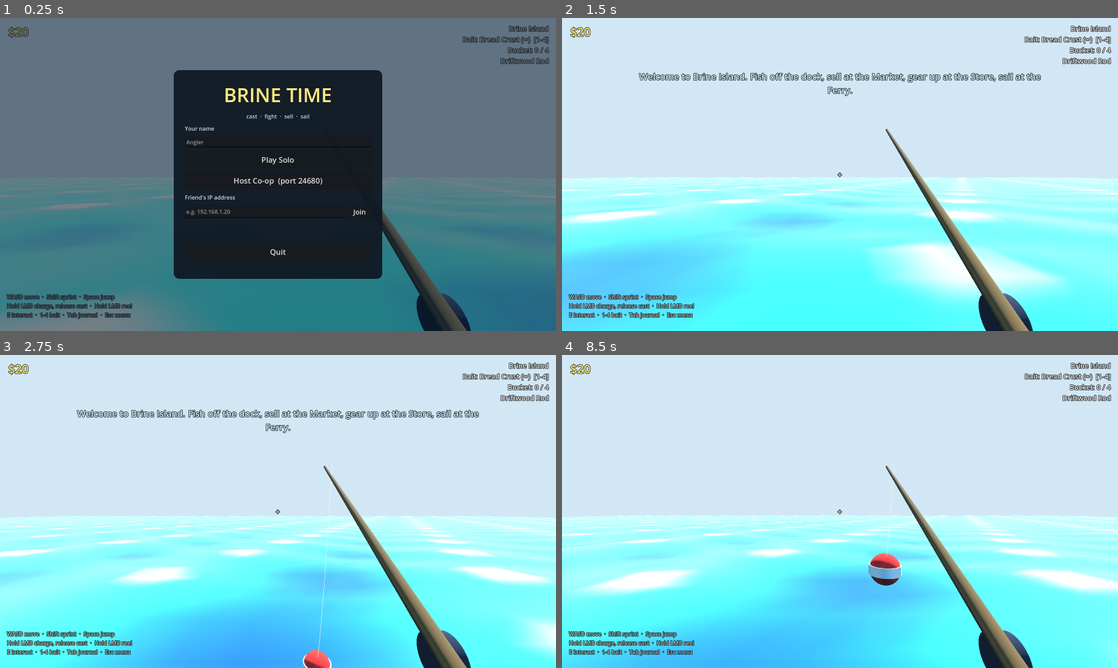
Above: before the commit, frames 1-4 (two rows, left to right).
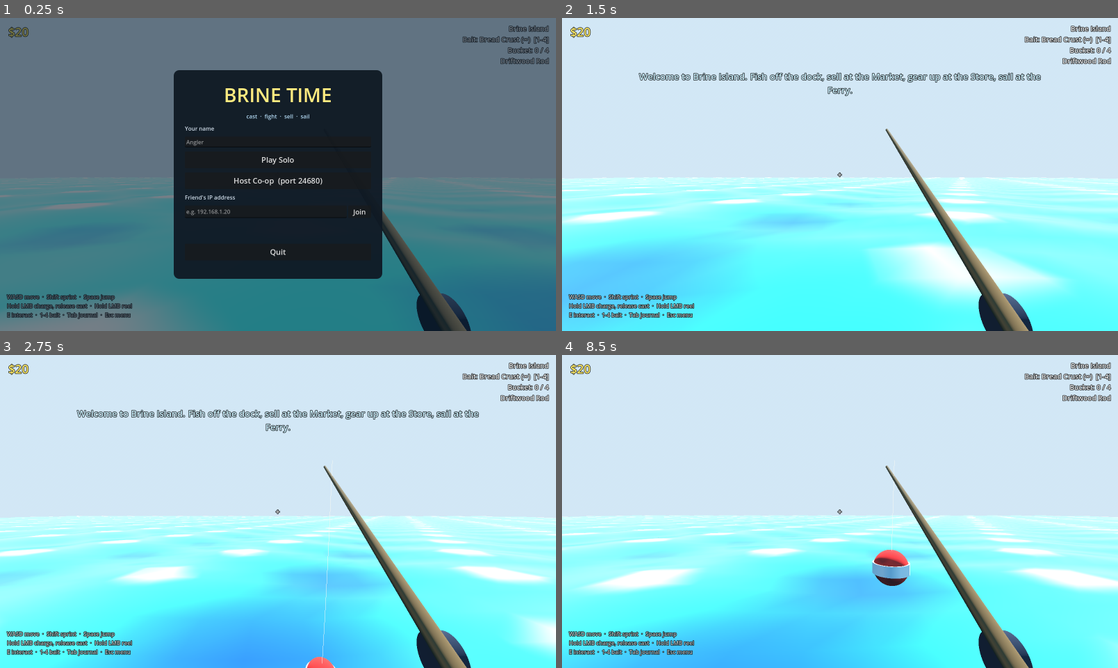
Above: after the commit, the same moments.

Repository: mahiralmuntaqim/Guti
Game: Godot game, scene res://main.tscn
Same seed, same stepped clock (60 frames per second), same inputs: the game is played once before the commit and once after it.
Inputs (mouse positions are in pixels of both pictures, inside the frame that each line leads up to):
- Up to frame 1 (0.25 s): no input
- Up to frame 2 (1.5 s): click (840, 143) at 0.52 s; type "12" at 0.6 s; click (828, 212) at 0.75 s; type "12" at 0.83 s; click "Play Solo" at 1.25 s
- Up to frame 3 (2.75 s): move the mouse to (305, 511) at 2.02 s; hold W from 2.03 s (still down); tap E at 2.1 s; click (305, 511) at 2.17 s; tap Space at 2.27 s
- Up to frame 4 (8.5 s): move the mouse to (812, 511) at 2.77 s; tap Tab at 2.85, 8.1 s; click (812, 511) at 2.92 s; tap Space at 3.02, 5.27, 8.27 s; move the mouse to (895, 442) at 3.52 s; release W at 3.53 s; hold D 3.53-4.25 s; tap 1 at 3.6 s; click (895, 442) at 3.67 s; drag from (812, 574) to (673, 464) at 4.27 s; move the mouse to (1006, 558) at 5.02 s; hold A 5.03-5.75 s; tap 3 at 5.1 s; click (1006, 558) at 5.17 s; drag from (673, 464) to (756, 433) at 5.77 s; move the mouse to (867, 511) at 6.52 s; hold S 6.53-7.25 s; hold Shift 6.53-7.25 s; click (867, 511) at 6.67 s; drag from (756, 433) to (728, 527) at 7.27 s; move the mouse to (962, 495) at 8.02 s; hold W from 8.03 s (still down); click (962, 495) at 8.17 s

The runs differ from the first frame. In frame 2, 0.2% of the frame differs, in the area x 0-100%, y 50-63%; in frame 3, 0.4%; in frame 4, 1.7%, in the area x 0-100%, y 38-77%.

Commit message:
Smooth movement on high-refresh displays
Enable Godot 4.4 physics interpolation (60 Hz simulation, interpolated
rendering), drive the camera at render rate from the interpolated body,
interpolate the wave shader time, fishing line and bobber, and add a
--smoke-perf frame-time probe. Walking judder at 144 Hz: 116% -> 4.8%.

Co-Authored-By: Claude Opus 5.5 <noreply@anthropic.com>

Diff:
--- a/project.godot
+++ b/project.godot
@@ -25,6 +25,7 @@
 [physics]
 
 common/physics_ticks_per_second=60
+common/physics_interpolation=true
 
 [rendering]
 
--- a/scripts/avatar.gd
+++ b/scripts/avatar.gd
@@ -26,6 +26,7 @@
 
 
 func _ready() -> void:
+	physics_interpolation_mode = Node.PHYSICS_INTERPOLATION_MODE_OFF  # smoothed per frame in _process
 	var body := MeshInstance3D.new()
 	var cap := CapsuleMesh.new()
 	cap.radius = 0.35
--- a/scripts/bob.gd
+++ b/scripts/bob.gd
@@ -6,6 +6,7 @@
 
 func _ready() -> void:
 	_base_y = position.y
+	physics_interpolation_mode = Node.PHYSICS_INTERPOLATION_MODE_OFF  # animated in _process
 
 
 func _process(_delta: float) -> void:
--- a/scripts/fishing.gd
+++ b/scripts/fishing.gd
@@ -54,6 +54,7 @@
 	_line.mesh = _line_mesh
 	_line.top_level = true
 	_line.cast_shadow = GeometryInstance3D.SHADOW_CASTING_SETTING_OFF
+	_line.physics_interpolation_mode = Node.PHYSICS_INTERPOLATION_MODE_OFF  # rebuilt every frame
 	var mat := StandardMaterial3D.new()
 	mat.shading_mode = BaseMaterial3D.SHADING_MODE_UNSHADED
 	mat.albedo_color = Color(0.95, 0.95, 0.9)
@@ -97,6 +98,8 @@
 		State.FIGHT:
 			_process_fight(delta, pressed)
 
+
+func _process(delta: float) -> void:
 	_update_line()
 	if _trophy:
 		_trophy_timer -= delta
@@ -132,6 +135,7 @@
 	bobber = Bobber.new()
 	get_tree().current_scene.add_child(bobber)
 	bobber.global_position = player.rod_tip.global_position
+	bobber.reset_physics_interpolation()  # appear at the rod tip, not lerp in from the origin
 	var fwd: Vector3 = -player.camera.global_basis.z
 	bobber.linear_velocity = fwd * (5.0 + 13.0 * charge) + Vector3.UP * (2.0 + 2.0 * charge)
 	state = State.WAITING
@@ -190,6 +194,8 @@
 	_fight_fish = FishModel.build(hooked_id, hooked_size, hooked_golden)
 	_fight_fish.top_level = true
 	get_tree().current_scene.add_child(_fight_fish)
+	_fight_fish.global_position = bobber.global_position + Vector3(0, -0.35, 0)
+	_fight_fish.reset_physics_interpolation()
 	Sfx.play_at("splash", bobber.global_position)
 
 
@@ -324,8 +330,10 @@
 	_line_mesh.clear_surfaces()
 	if not is_instance_valid(bobber):
 		return
+	# rod tip follows the render-rate camera; the bobber is a physics body, so use its
+	# interpolated position to keep the line glued to what you see
 	var a: Vector3 = player.rod_tip.global_position
-	var b := bobber.global_position
+	var b := bobber.get_global_transform_interpolated().origin
 	var sag := 0.0 if state == State.FIGHT else minf(a.distance_to(b) * 0.06, 1.2)
 	_line_mesh.surface_begin(Mesh.PRIMITIVE_LINE_STRIP)
 	for i in range(17):
--- a/scripts/main.gd
+++ b/scripts/main.gd
@@ -44,7 +44,7 @@
 	var args := OS.get_cmdline_user_args()
 	if "--look-back" in args:  # screenshot helper: face the island instead of the sea
 		player.rotation.y = 0.0
-		player.camera.rotation.x = deg_to_rad(-8)
+		player.pitch = deg_to_rad(-8)
 	for a in args:
 		if a.begins_with("--smoke"):
 			var tests: Node = preload("res://scripts/tests.gd").new()
--- a/scripts/player.gd
+++ b/scripts/player.gd
@@ -7,6 +7,7 @@
 const JUMP_VELOCITY := 5.2
 const MOUSE_SENS := 0.0025
 const INTERACT_RANGE := 3.5
+const EYE_HEIGHT := 1.6
 
 var camera: Camera3D
 var rod_tip: Marker3D
@@ -16,6 +17,8 @@
 var spawn_yaw := 0.0
 var ui_open := false
 var automation := false  # tests drive the player; ignore real keyboard/mouse
+var sim_move := Vector2.ZERO  # movement input used when automation is on (x = strafe, y = forward/back)
+var pitch := 0.0  # camera look up/down; yaw is the body's rotation.y
 
 var _skip_motion_events := 0
 var _step_distance := 0.0
@@ -33,10 +36,15 @@
 	col.position.y = 0.875
 	add_child(col)
 
+	# The body moves on fixed 60 Hz physics ticks and Godot interpolates it between ticks.
+	# The camera is detached (top_level) and placed every rendered frame at the interpolated
+	# eye position, with mouse-look applied directly, so view and movement stay smooth at any
+	# refresh rate (the same tick + smoothing split FishNet uses for owned objects).
 	camera = Camera3D.new()
-	camera.position.y = 1.6
 	camera.fov = 75.0
 	camera.current = true
+	camera.top_level = true
+	camera.physics_interpolation_mode = Node.PHYSICS_INTERPOLATION_MODE_OFF
 	add_child(camera)
 
 	_ray = RayCast3D.new()
@@ -92,12 +100,31 @@
 	_rod_pivot.add_child(rod_tip)
 
 
+func turn(yaw_delta: float, pitch_delta: float) -> void:
+	rotate_y(yaw_delta)
+	pitch = clampf(pitch + pitch_delta, -1.45, 1.45)
+	_sync_camera()
+
+
+func _process(_delta: float) -> void:
+	_sync_camera()
+
+
+func _sync_camera() -> void:
+	if not is_inside_tree():
+		return
+	var origin := get_global_transform_interpolated().origin + Vector3(0, EYE_HEIGHT, 0)
+	camera.global_transform = Transform3D(Basis.from_euler(Vector3(pitch, rotation.y, 0)), origin)
+
+
 func respawn() -> void:
 	spawn_point = World.spawn_point(Game.current_island)
 	global_position = spawn_point
 	rotation.y = spawn_yaw
-	camera.rotation.x = 0.0
+	pitch = 0.0
 	velocity = Vector3.ZERO
+	reset_physics_interpolation()  # teleport: don't smear from the old position
+	_sync_camera()
 	_step_distance = 0.0
 
 
@@ -114,8 +141,7 @@
 			return
 		if motion.relative.length() > 250.0:
 			return
-		rotate_y(-motion.relative.x * MOUSE_SENS)
-		camera.rotation.x = clampf(camera.rotation.x - motion.relative.y * MOUSE_SENS, -1.45, 1.45)
+		turn(-motion.relative.x * MOUSE_SENS, -motion.relative.y * MOUSE_SENS)
 	elif button and button.pressed and Input.mouse_mode != Input.MOUSE_MODE_CAPTURED:
 		capture_mouse()
 		get_viewport().set_input_as_handled()
@@ -142,7 +168,9 @@
 		velocity.y = JUMP_VELOCITY
 		Sfx.play("jump", 1.0, -10.0)
 	var input := Vector2.ZERO
-	if can_move:
+	if automation:
+		input = sim_move
+	elif can_move:
 		input.x = float(Input.is_physical_key_pressed(KEY_D)) - float(Input.is_physical_key_pressed(KEY_A))
 		input.y = float(Input.is_physical_key_pressed(KEY_S)) - float(Input.is_physical_key_pressed(KEY_W))
 	var dir := (global_basis * Vector3(input.x, 0, input.y)).normalized()
@@ -200,7 +228,7 @@
 	var d := fishing.net_state()
 	d["p"] = global_position
 	d["y"] = rotation.y
-	d["x"] = camera.rotation.x
+	d["x"] = pitch
 	d["i"] = Game.current_island
 	return d
 
--- a/scripts/tests.gd
+++ b/scripts/tests.gd
@@ -25,6 +25,8 @@
 		_finish(await _core_loop())
 	elif "--smoke-islands" in args:
 		_finish(await _islands())
+	elif "--smoke-perf" in args:
+		_finish(await _perf())
 	elif "--smoke-gallery" in args:
 		_finish(await _gallery())
 	elif "--smoke-host" in args:
@@ -308,3 +310,66 @@
 	await _frames(15)
 	await _shot("avatar")
 	return true
+
+
+## Frame-time probe: sweeps the camera across the island for 8 s and reports FPS, frame-time
+## spread and how much the camera moves per rendered frame (uneven steps = visible judder).
+func _perf() -> bool:
+	await _frames(60)  # let shaders compile
+	var p: Player = main.player
+	var times := PackedFloat32Array()
+	var cam_steps := PackedFloat32Array()
+	var last_yaw: float = p.camera.global_rotation.y
+	var last_pos: Vector3 = p.camera.global_position
+	var move_steps := PackedFloat32Array()
+	p.rotation.y = 0.0  # face the island and walk up the dock
+	p.sim_move = Vector2(0, -1)
+	var t0 := Time.get_ticks_usec()
+	var last := t0
+	while Time.get_ticks_usec() - t0 < 8_000_000:
+		await get_tree().process_frame
+		var now := Time.get_ticks_usec()
+		var dt := (now - last) / 1000.0
+		last = now
+		times.append(dt)
+		p.turn(deg_to_rad(10.0) * dt / 1000.0, 0.0)  # slow steady pan
+		var yaw: float = p.camera.global_rotation.y
+		cam_steps.append(absf(angle_difference(last_yaw, yaw)) / maxf(dt, 0.001))
+		last_yaw = yaw
+		var pos: Vector3 = p.camera.global_position
+		move_steps.append(Vector2(pos.x - last_pos.x, pos.z - last_pos.z).length() / maxf(dt, 0.001))
+		last_pos = pos
+		if Time.get_ticks_usec() - t0 > 3_500_000:
+			p.sim_move = Vector2.ZERO  # stop before walking off the end of the island
+	p.sim_move = Vector2.ZERO
+	var walk := move_steps.slice(30, int(move_steps.size() * 0.4))
+	var walk_mean := 0.0
+	for w in walk:
+		walk_mean += w
+	walk_mean /= maxf(walk.size(), 1)
+	var walk_dev := 0.0
+	for w in walk:
+		walk_dev += absf(w - walk_mean)
+	walk_dev /= maxf(walk.size(), 1)
+	print("[smoke] perf: walking speed per frame mean=%.2f m/s  movement judder=%.1f%%" % [walk_mean * 1000.0, 100.0 * walk_dev / maxf(walk_mean, 0.0001)])
+	var sorted := times.duplicate()
+	sorted.sort()
+	var avg := 0.0
+	for x in times:
+		avg += x
+	avg /= times.size()
+	# judder: how far each frame's camera angular speed deviates from the mean speed
+	var mean_speed := 0.0
+	for c in cam_steps:
+		mean_speed += c
+	mean_speed /= cam_steps.size()
+	var dev := 0.0
+	for c in cam_steps:
+		dev += absf(c - mean_speed)
+	dev /= cam_steps.size()
+	print("[smoke] perf: frames=%d avg_fps=%.1f avg_ms=%.2f p99_ms=%.2f max_ms=%.2f refresh=%.0fHz physics=%dHz interp=%s judder=%.1f%%" % [
+		times.size(), 1000.0 / avg, avg, sorted[int(sorted.size() * 0.99)], sorted[-1],
+		DisplayServer.screen_get_refresh_rate(), Engine.physics_ticks_per_second,
+		ProjectSettings.get_setting("physics/common/physics_interpolation", false),
+		100.0 * dev / maxf(mean_speed, 0.0001)])
+	return true
--- a/scripts/water.gd
+++ b/scripts/water.gd
@@ -82,12 +82,20 @@
 	_material.set_shader_parameter("amp2", AMP2)
 	material_override = _material
 	cast_shadow = GeometryInstance3D.SHADOW_CASTING_SETTING_OFF
+	physics_interpolation_mode = Node.PHYSICS_INTERPOLATION_MODE_OFF  # moved in _process
 	position.y = LEVEL
 
 
 func _physics_process(delta: float) -> void:
+	# simulation time advances on physics ticks so floating objects see a steady wave
 	time += delta
-	_material.set_shader_parameter("wave_time", time)
+
+
+func _process(_delta: float) -> void:
+	# the visible wave runs ahead by the fraction of a tick since the last physics step,
+	# so the surface animates smoothly between ticks at any refresh rate
+	var frac := Engine.get_physics_interpolation_fraction()
+	_material.set_shader_parameter("wave_time", time + frac / float(Engine.physics_ticks_per_second))
 	if follow:
 		position.x = snappedf(follow.global_position.x, GRID_STEP)
 		position.z = snappedf(follow.global_position.z, GRID_STEP)
